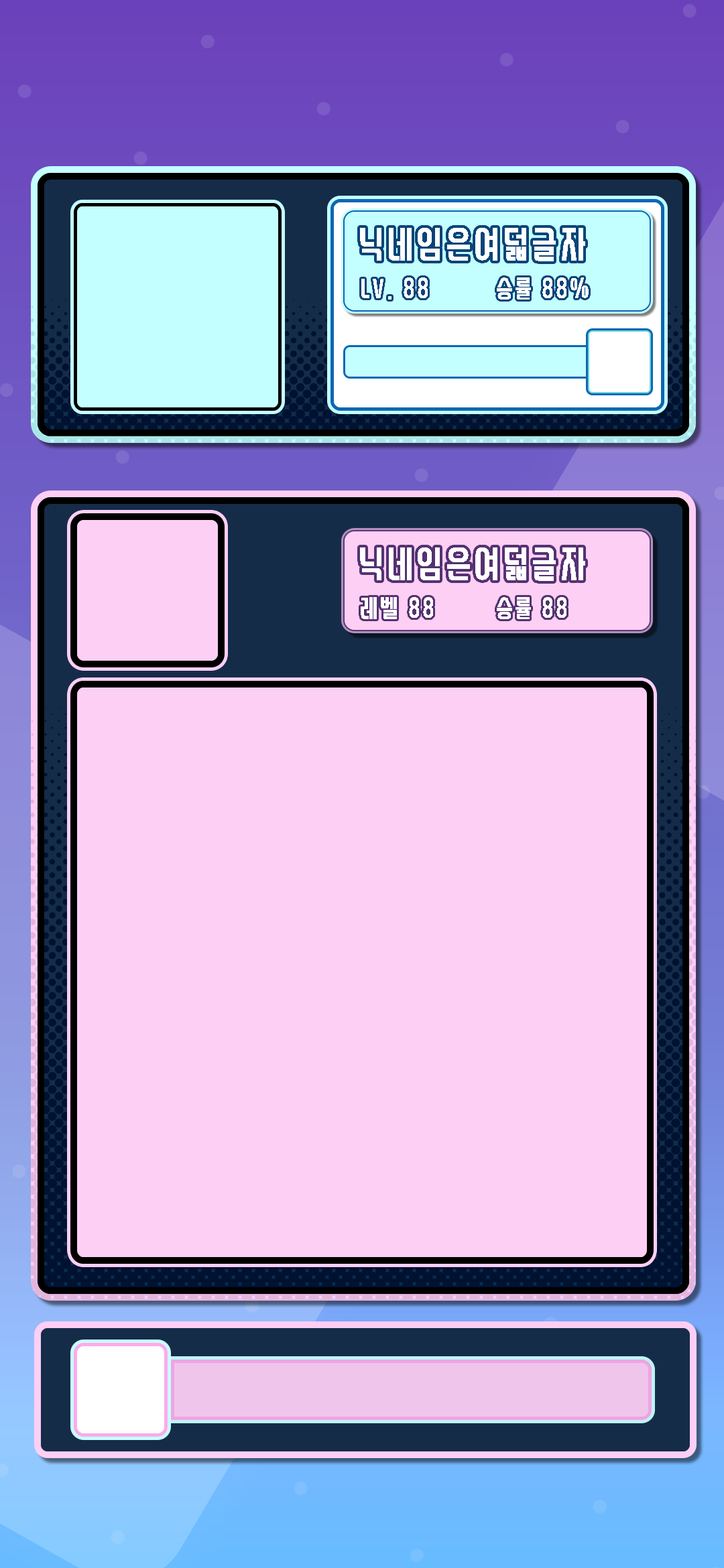
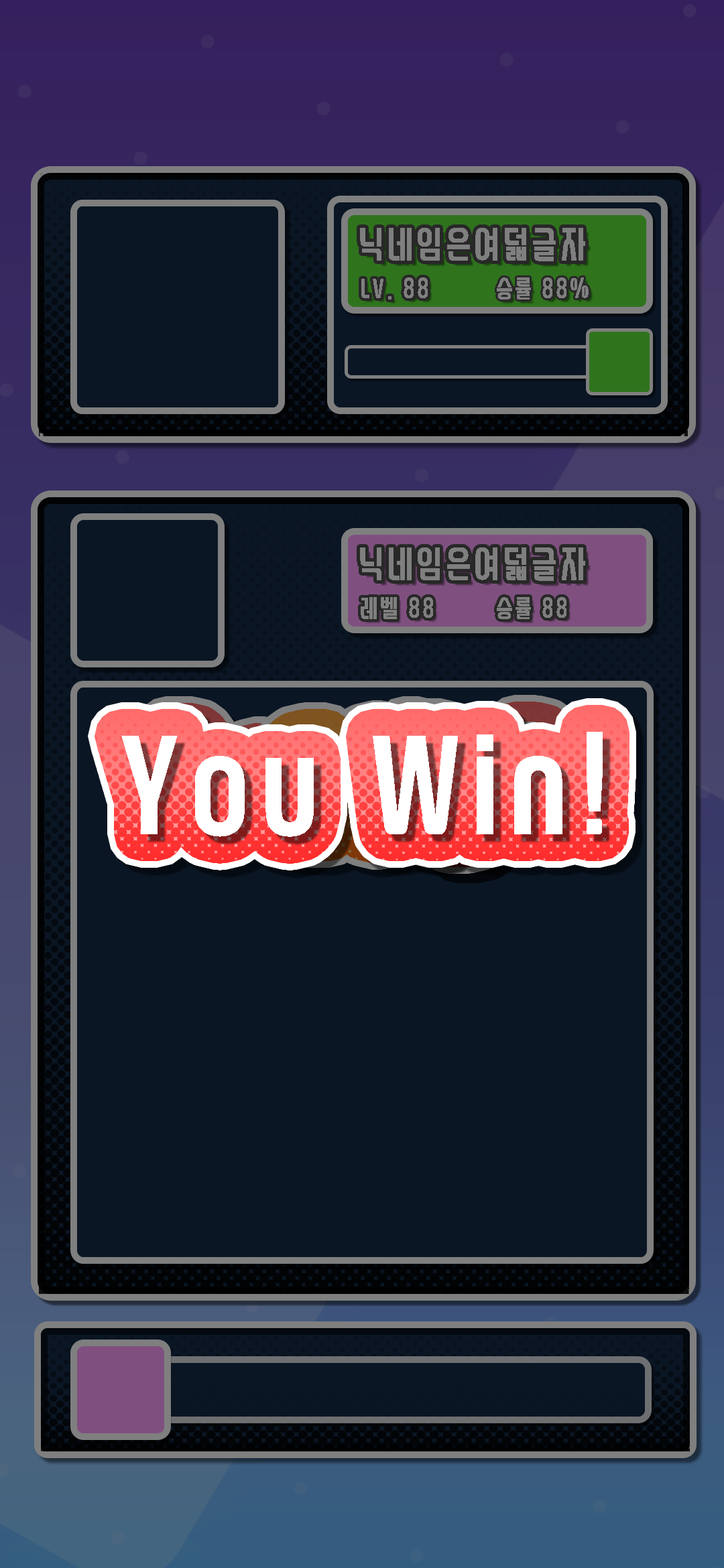
Layered file, before and after one edit (724×1568). Changes by layer:
removed group "CompetitorGameBoard" (9 layers) over [left=30, top=166, right=703, bottom=451]
added group "YouWin" with 1 layers above "Go" over [left=0, top=0, right=724, bottom=1568]
added layer "YouWinFrame" in group "YouWin" over [left=0, top=0, right=724, bottom=1568]
added group "Go" with 1 layers above "Ready" over [left=249, top=698, right=484, bottom=879]
added layer "GOFrame" in group "Go" over [left=249, top=698, right=484, bottom=879]
added group "Ready" with 1 layers above "상대방 창" over [left=138, top=694, right=596, bottom=884]
added layer "ReadyFrame" in group "Ready" over [left=138, top=694, right=596, bottom=884]
added group "상대방 창" with 9 layers above "PlayerGameBoard" over [left=30, top=166, right=703, bottom=451]
moved "CompetitorUIFrame" into group "상대방 창", painted on it over [left=327, top=195, right=674, bottom=421]
removed layer "CompetitorBoard" from group "CompetitorGameBoard" over [left=70, top=199, right=285, bottom=415]
removed layer "HalfTonePattern_Competitor" from group "CompetitorGameBoard" over [left=30, top=166, right=703, bottom=451]
added layer "CompetitorFrame" (1st of 2, in "상대방 창") in group "상대방 창" over [left=70, top=199, right=291, bottom=421]
added layer "CompetitorFrame" (2nd of 2, in "상대방 창") in group "상대방 창" over [left=30, top=166, right=703, bottom=451]
painted on "GameBoard" over [left=67, top=677, right=660, bottom=1270]
removed layer "HalfTonePattern_GameBoardFrame" from group "PlayerGameBoard" over [left=30, top=490, right=703, bottom=1309]
added layer "GameBoardFrame" in group "PlayerGameBoard" over [left=30, top=490, right=702, bottom=1307]
painted on "SkillGuageFrame" over [left=164, top=1356, right=656, bottom=1428]
painted on "SkillFrame" over [left=34, top=1321, right=697, bottom=1459]
…and 14 more changes (2 added, 10 painted, 2 removed, 5 stack)
